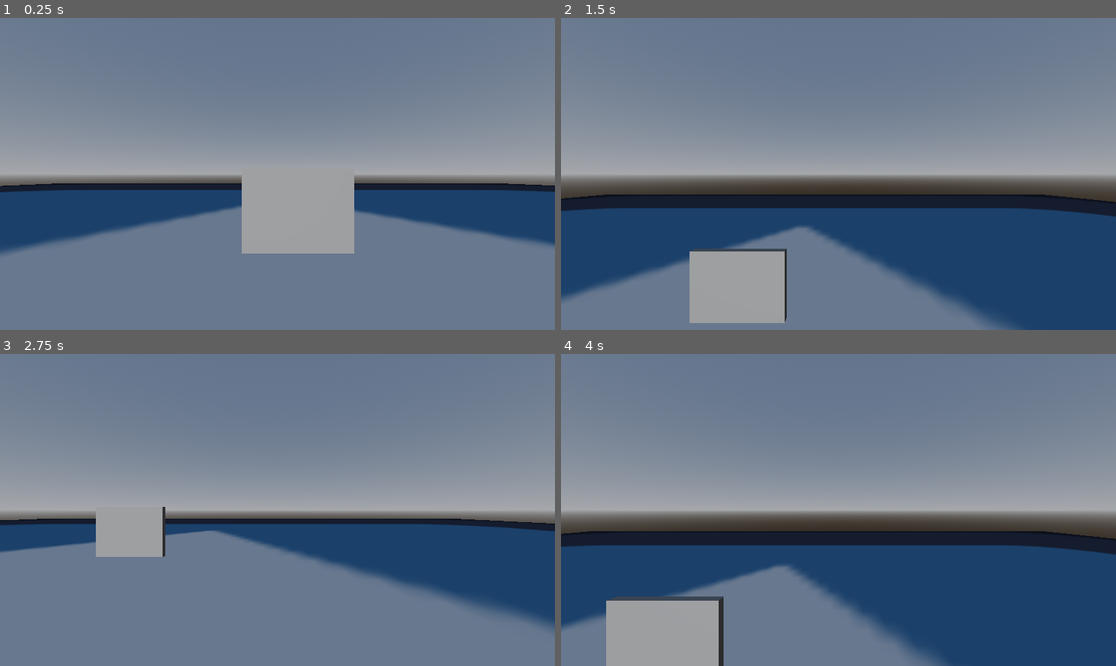
Above: before the commit, frames 1-4 (two rows, left to right).
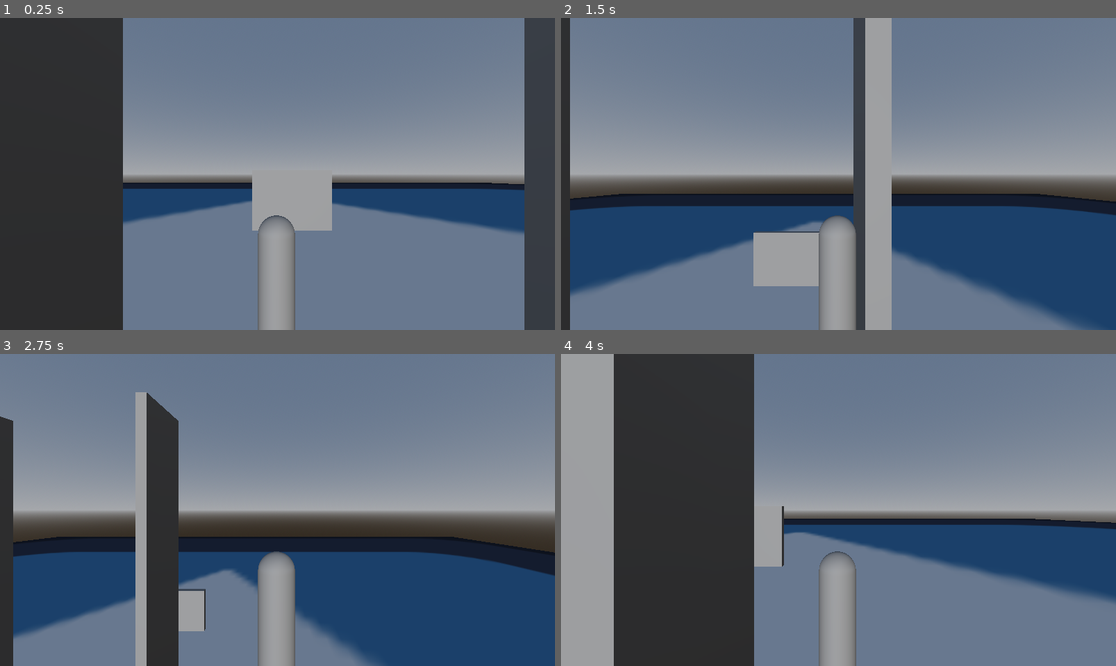
Above: after the commit, the same moments.

Repository: PedroKlemensov/megadungeon
Game: Godot game, scene res://fases/tests/teste1.tscn
Same seed, same stepped clock (60 frames per second), same inputs: the game is played once before the commit and once after it. The engine's default icon, where the game draws it, is replaced by a stand-in: a white triangle on a blue panel in a dark square.
Inputs:
- Up to frame 1 (0.25 s): no input
- Up to frame 2 (1.5 s): tap Enter (ui_accept) at 0.5, 0.6, 0.77, 1.07, 1.35 s; hold Right (ui_right) 0.53-1.28 s; hold Down (ui_down) from 1.28 s (still down)
- Up to frame 3 (2.75 s): tap Enter (ui_accept) at 1.52, 1.82, 2.1 s; release Down (ui_down) at 2.03 s; hold Right (ui_right) from 2.03 s (still down)
- Up to frame 4 (4 s): release Right (ui_right) at 2.78 s; hold Up (ui_up) 2.78-3.53 s; tap Enter (ui_accept) at 2.85, 3.02, 3.32, 3.6, 3.77 s; hold Left (ui_left) from 3.53 s (still down)

The runs differ from the first frame. In frame 1, 33% of the frame differs, in the area x 0-100%, y 0-100%; in frame 2, 19%; in frame 3, 38%; in frame 4, 55%.

Commit message:
mecanica de pulo em paredes

Diff:
--- a/Personagen/Jogador/jogador.tscn
+++ b/Personagen/Jogador/jogador.tscn
@@ -16,7 +16,7 @@
 shape = SubResource("CapsuleShape3D_kwvdf")
 
 [node name="Camera3D" type="Camera3D" parent="CollisionShape3D"]
-transform = Transform3D(1, 0, 0, 0, 1, 0, 0, 0, 1, 0, 2, 0)
+transform = Transform3D(1, 0, 0, 0, 1, 0, 0, 0, 1, 0, 2, 4.416768)
 
 [node name="MeshInstance3D" type="MeshInstance3D" parent="."]
 transform = Transform3D(0.80161273, 0, 0, 0, 0.80161273, 0, 0, 0, 0.80161273, 0, 1.3937981, 0)
--- a/Scripts/Jogador/jogadorS.gd
+++ b/Scripts/Jogador/jogadorS.gd
@@ -2,8 +2,7 @@
 
 
 const SPEED = 10.0
-const JUMP_VELOCITY = SPEED * 1
-
+const JUMP_VELOCITY = 9
 
 
 func _physics_process(delta: float) -> void:
@@ -13,6 +12,9 @@
 
 	# Handle jump.
 	if Input.is_action_just_pressed("ui_accept") and is_on_floor():
+		velocity.y = JUMP_VELOCITY
+
+	if Input.is_action_just_pressed("ui_accept") and is_on_wall():
 		velocity.y = JUMP_VELOCITY
 
 	# Get the input direction and handle the movement/deceleration.
--- a/areas/testes/teste1.tscn
+++ b/areas/testes/teste1.tscn
@@ -12,6 +12,14 @@
 [sub_resource type="BoxShape3D" id="BoxShape3D_h41vn"]
 size = Vector3(200, 1, 200)
 
+[sub_resource type="BoxMesh" id="BoxMesh_h41vn"]
+size = Vector3(6, 5, 0.5)
+
+[sub_resource type="Skin" id="Skin_2wi4d"]
+
+[sub_resource type="BoxShape3D" id="BoxShape3D_ydcnf"]
+size = Vector3(6, 5, 0.5)
+
 [sub_resource type="ProceduralSkyMaterial" id="ProceduralSkyMaterial_h41vn"]
 
 [sub_resource type="Sky" id="Sky_2wi4d"]
@@ -21,13 +29,11 @@
 background_mode = 2
 sky = SubResource("Sky_2wi4d")
 
-[sub_resource type="BoxMesh" id="BoxMesh_h41vn"]
-size = Vector3(6, 5, 0.5)
+[sub_resource type="BoxMesh" id="BoxMesh_2wi4d"]
+size = Vector3(3, 20, 0.5)
 
-[sub_resource type="Skin" id="Skin_2wi4d"]
-
-[sub_resource type="BoxShape3D" id="BoxShape3D_ydcnf"]
-size = Vector3(6, 5, 0.5)
+[sub_resource type="BoxShape3D" id="BoxShape3D_vxksq"]
+size = Vector3(3, 20, 0.5)
 
 [node name="FaseT" type="Node3D"]
 
@@ -41,12 +47,6 @@
 [node name="CollisionShape3D" type="CollisionShape3D" parent="chao/StaticBody3D"]
 shape = SubResource("BoxShape3D_h41vn")
 
-[node name="DirectionalLight3D" type="DirectionalLight3D" parent="."]
-transform = Transform3D(1, 0, 0, 0, 1, 0, 0, 0, 1, 0, 63.66031, 0)
-
-[node name="WorldEnvironment" type="WorldEnvironment" parent="."]
-environment = SubResource("Environment_ydcnf")
-
 [node name="MeshInstance3D" type="MeshInstance3D" parent="."]
 transform = Transform3D(1, 0, 0, 0, 1, 0, 0, 0, 1, 0, 2.0428114, -19.219196)
 mesh = SubResource("BoxMesh_h41vn")
@@ -56,3 +56,29 @@
 
 [node name="CollisionShape3D" type="CollisionShape3D" parent="MeshInstance3D/StaticBody3D"]
 shape = SubResource("BoxShape3D_ydcnf")
+
+[node name="DirectionalLight3D" type="DirectionalLight3D" parent="."]
+transform = Transform3D(1, 0, 0, 0, 1, 0, 0, 0, 1, 0, 63.66031, 0)
+
+[node name="WorldEnvironment" type="WorldEnvironment" parent="."]
+environment = SubResource("Environment_ydcnf")
+
+[node name="parede 1" type="MeshInstance3D" parent="."]
+unique_name_in_owner = true
+transform = Transform3D(-4.371139e-08, 0, 1, 0, 1, 0, -1, 0, -4.371139e-08, 5, 9, -7)
+mesh = SubResource("BoxMesh_2wi4d")
+
+[node name="StaticBody3D" type="StaticBody3D" parent="parede 1"]
+
+[node name="CollisionShape3D" type="CollisionShape3D" parent="parede 1/StaticBody3D"]
+shape = SubResource("BoxShape3D_vxksq")
+
+[node name="parede 2" type="MeshInstance3D" parent="."]
+unique_name_in_owner = true
+transform = Transform3D(-4.3711385e-08, 0, 0.99999994, 0, 1, 0, -0.99999994, 0, -4.3711385e-08, -5, 9, -7)
+mesh = SubResource("BoxMesh_2wi4d")
+
+[node name="StaticBody3D" type="StaticBody3D" parent="parede 2"]
+
+[node name="CollisionShape3D" type="CollisionShape3D" parent="parede 2/StaticBody3D"]
+shape = SubResource("BoxShape3D_vxksq")
Not shown: 1 places in areas/testes/teste1.tscn that only renumber resources
